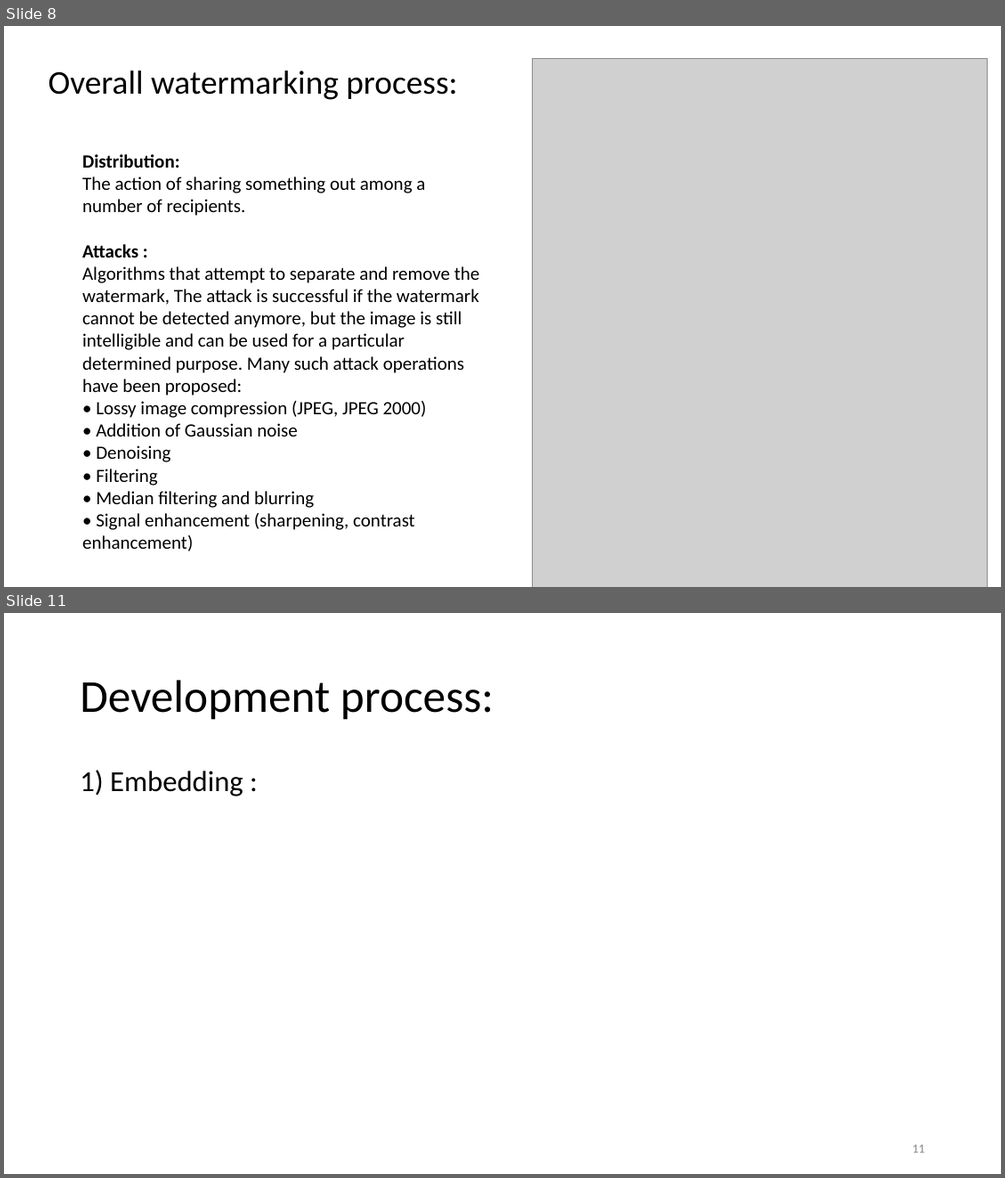
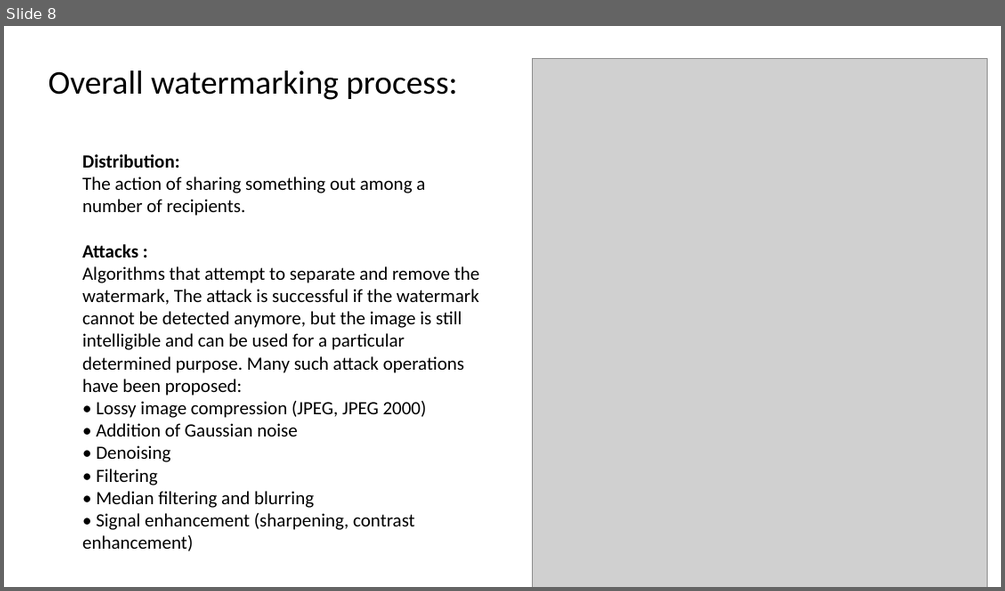
Before and after one commit to wadiemendja/watermarkNN, a slide deck: Presentation.pptx. Shown one above the other, each under a label of ours: slides 8 and 11 before the commit, slide 8 after it; the slides between them are not shown. The pictures are 1005x1178 and 1005x591 pixels, drawn with LibreOffice and Linux fonts; fonts in the diff are those of the drawing; grey boxes stand for pictures. Boxes give left, top, right and bottom in pixels: in the first picture for what was removed or moved away, otherwise in the second. Text is boxed around its words. In the diff, an @@ line names an element or a change of style, - is before the commit and + after.

```diff
--- a/Presentation.pptx
+++ b/Presentation.pptx
@@ slide 11 removed at box(4, 613, 1001, 1174), background #FFFFFF @@
@@ title removed at box(80, 680, 494, 720) @@
-Development process:
@@ text removed at box(80, 770, 243, 796) @@
-1) Embedding :
@@ page number removed at box(912, 1144, 924, 1152) @@
-11
```
Also in this commit, not shown: 5 slides changed, 10 slides added, 4 other slides removed.
